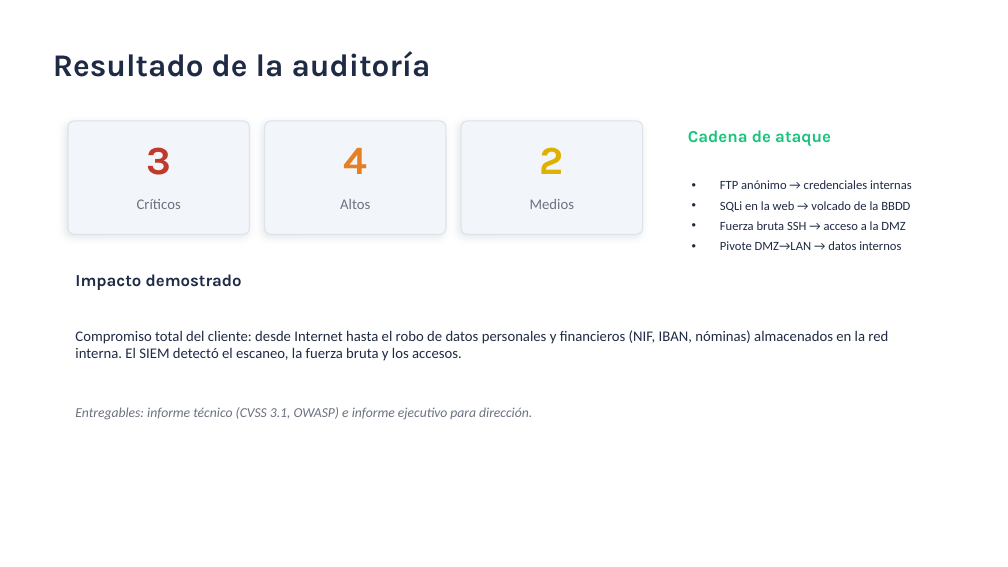
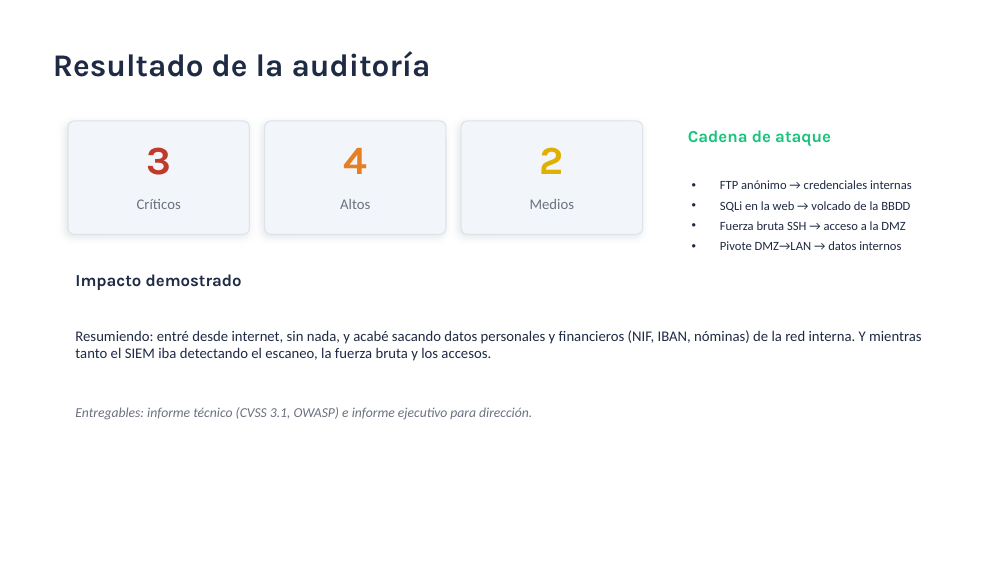
Before and after one commit to aleexsanchezz04/jamsec-proyecto-ciberseguridad, a slide deck: slide 13 of presentacion/JAMSEC_Presentacion.pptx. Drawn at 1008x567 pixels with LibreOffice and Linux fonts; fonts in the diff are those of the drawing. Boxes give left, top, right and bottom in pixels: in the first picture for what was removed or moved away, otherwise in the second. Text is boxed around its words. In the diff, an @@ line names an element or a change of style, - is before the commit and + after.

Commit message:
Reescritura de documentos: mas contenido y lenguaje natural - Memoria, informe tecnico e informe ejecutivo ampliados y en voz de autor - Textos de la presentacion humanizados (maqueta intacta) - Retirados del repo los PDF desfasados (regenerar desde los .docx actualizados)

```diff
--- a/presentacion/JAMSEC_Presentacion.pptx
+++ b/presentacion/JAMSEC_Presentacion.pptx
@@ text at [75, 330, 922, 361]: text changed @@
-Compromiso total del cliente: desde Internet hasta el robo de datos personales y financieros (NIF, IBAN, nóminas) almacenados en la red interna. El SIEM detectó el escaneo, la fuerza bruta y los accesos.
+Resumiendo: entré desde internet, sin nada, y acabé sacando datos personales y financieros (NIF, IBAN, nóminas) de la red interna. Y mientras tanto el SIEM iba detectando el escaneo, la fuerza bruta y los accesos.
```
Also in this commit, not shown: 5 other slides changed, 10 other files.
